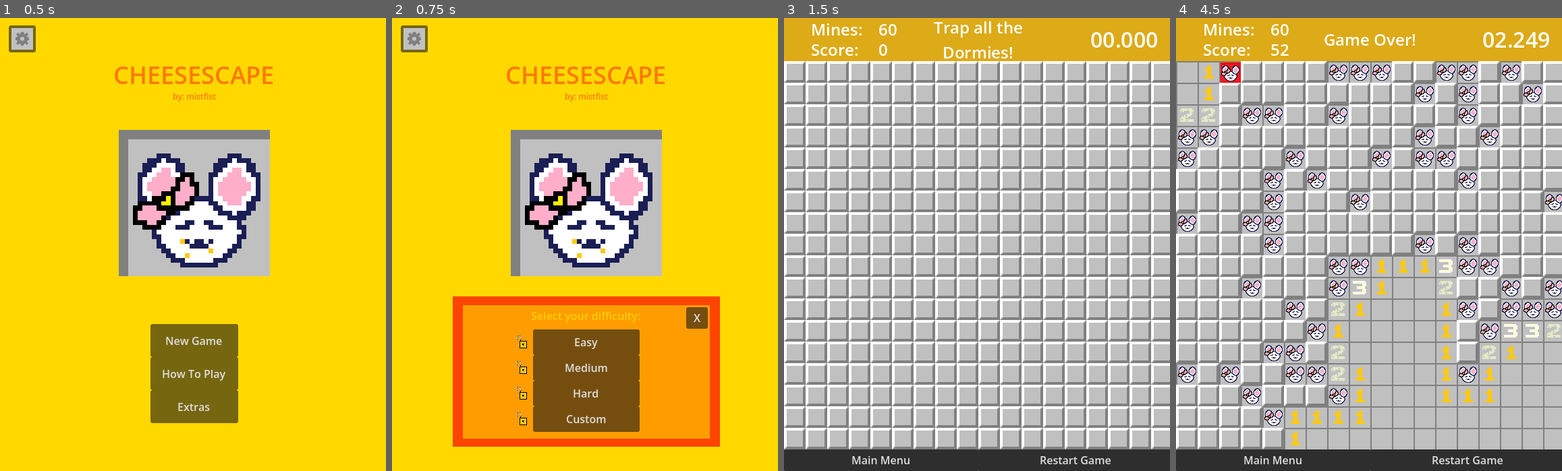
Above: before the commit, frames 1-4 (left to right).
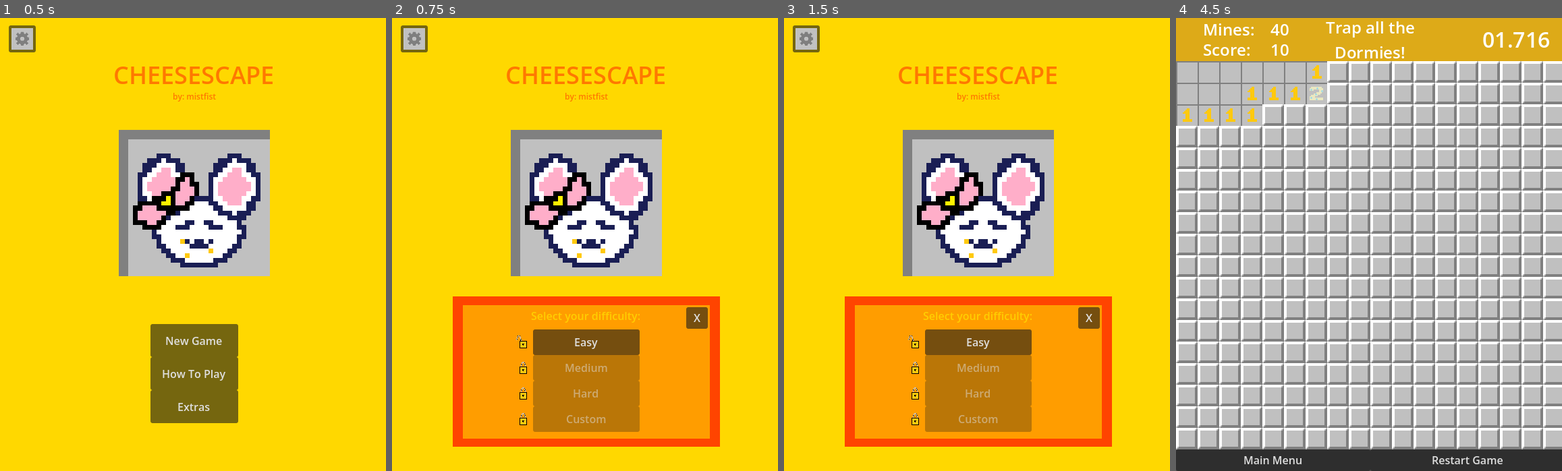
Above: after the commit, the same moments.

Repository: mistfistaf-geng/cheesescape
Game: Godot game, scene res://title_screen.tscn
Two runs of this game, one before a commit and one after it. Both use one fixed random seed, a clock stepped at 60 frames per second and the inputs below.
Inputs (mouse positions are in pixels of both pictures, inside the frame that each line leads up to):
- Up to frame 1 (0.5 s): no input
- Up to frame 2 (0.75 s): click "New Game" at 0.5 s
- Up to frame 3 (1.5 s): click (977, 366) at 1.25 s, where only the run before the commit has a clickable "Medium"
- Up to frame 4 (4.5 s): click (1369, 344) at 2 s, where only the run after the commit has a clickable "Easy"; click (1187, 72) at 2.75 s; click (1206, 72) at 3.52 s; click (1230, 72) at 4.27 s

Frame 1 is identical in both runs. In frame 2, 4.7% of the frame differs, in the area x 32-65%, y 74-92%; in frame 3, 96%, in the area x 0-100%, y 0-100%; in frame 4, 27%.

Commit message:
Fixed bgm

Diff:
--- a/main.tscn
+++ b/main.tscn
@@ -121,7 +121,7 @@
 [node name="Click" type="AudioStreamPlayer" parent="Game" unique_id=888110208]
 stream = ExtResource("9_kek77")
 
-[node name="WhiteGirlWednesdayWhistle" type="AudioStreamPlayer" parent="Game" unique_id=517219294]
+[node name="AudioStreamPlayer2D" type="AudioStreamPlayer2D" parent="Game" unique_id=1480314301]
 stream = ExtResource("10_4c57u")
 parameters/looping = true
 
--- a/scripts/Global.gd
+++ b/scripts/Global.gd
@@ -1,6 +1,6 @@
 extends Node
 
-var num_wins = 3
+var num_wins = 0
 var num_mines: int = 0
 var dormies = [["KBarn", false], ["Lam", false], ["mistfist", false],
 ["plarty", false], ["PrivateShorty", false], ["Samby", false],
--- a/scripts/game.gd
+++ b/scripts/game.gd
@@ -3,7 +3,7 @@
 
 const RUNE_SCENE = preload("res://rune.tscn")
 @onready var click = get_node("Click")
-@onready var bgm = get_node("WhiteGirlWednesdayWhistle")
+@onready var bgm = get_node("AudioStreamPlayer2D")
 @export var rows: int = 18 # Number of rows
 @export var cols: int = 18 # Number of columns
 
@@ -17,7 +17,7 @@
 
 func _ready():
 	if not Global.mute_bgm:
-		bgm.play()
+		bgm.play(0)
 	create_grid()
 	clock = get_node("ColorRect/Clock")
 	mines = get_node("ColorRect/Mines/CurrentMines")
Not shown, changed: assets/WhiteGirlWednesdayWhistle.mp3
Not shown, changed: builds/exe/Cheesescape.pck
Not shown, changed: builds/web/index.html
Not shown, changed: builds/web/index.pck
